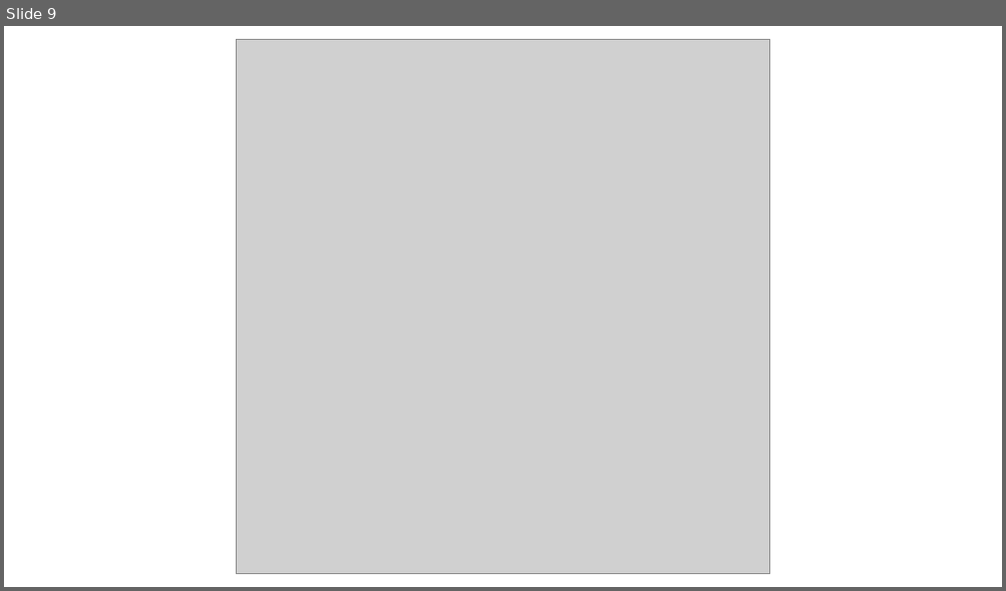
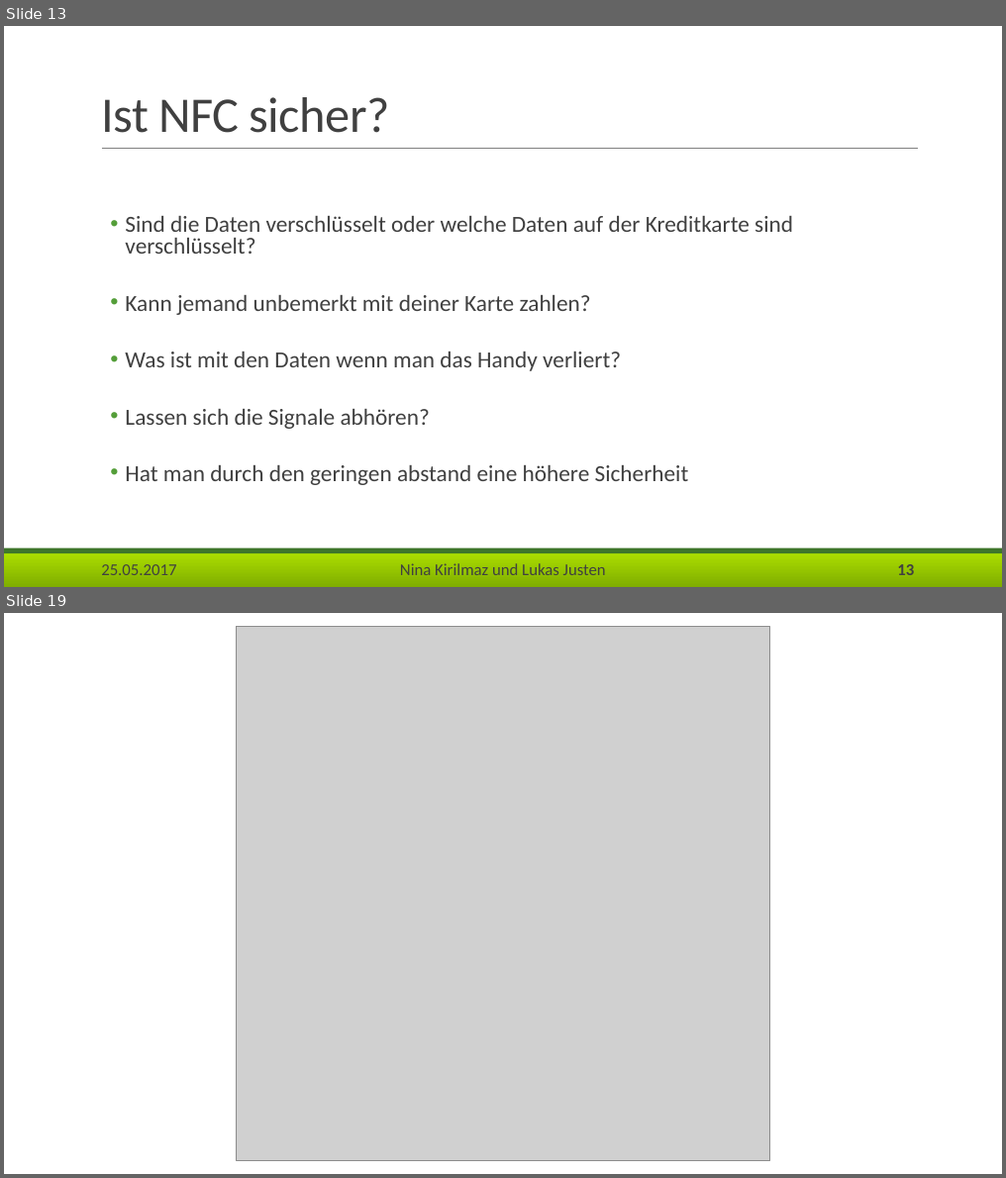
Before and after one commit to Lukas-Justen/MOVS, a slide deck: NFC.pptx. Shown one above the other, each under a label of ours: slide 9 before the commit, slides 13 and 19 after it; the slides between them are not shown. The pictures are 1006x591 and 1006x1178 pixels, drawn with LibreOffice and Linux fonts; fonts in the diff are those of the drawing; grey boxes stand for pictures; background and template pictures are left out. Boxes give left, top, right and bottom in pixels: in the first picture for what was removed or moved away, otherwise in the second. Text is boxed around its words. In the diff, an @@ line names an element or a change of style, - is before the commit and + after.

```diff
--- a/NFC.pptx
+++ b/NFC.pptx
@@ slide 13 added at (4,26,1002,587), background #FFFFFF; not listed: 2 template elements that a slide beside it also shows @@
@@ title added at (101,97,390,133), 48 pt, text #404040 @@
+Ist NFC sicher?
@@ line added from (102, 148) to (918, 148), #808080 0.5 pt @@
@@ text added at (125,216,793,485), 22.2 pt, text #404040 @@
+  • Sind die Daten verschlüsselt oder welche Daten auf der Kreditkarte sind verschlüsselt?
+  • Kann jemand unbemerkt mit deiner Karte zahlen?
+  • Was ist mit den Daten wenn man das Handy verliert?
+  • Lassen sich die Signale abhören?
+  • Hat man durch den geringen abstand eine höhere Sicherheit
@@ text added at (101,565,176,575), 16 pt, text #404040 @@
+25.05.2017
@@ text added at (400,564,606,575), 16 pt, text #404040 @@
+Nina Kirilmaz und Lukas Justen
@@ page number added at (897,565,914,575), 16 pt, text #404040, bold @@
+13
@@ what was slide 9 is now slide 19 @@
```
Also in this commit, not shown: 12 slides changed, 9 other slides added.
